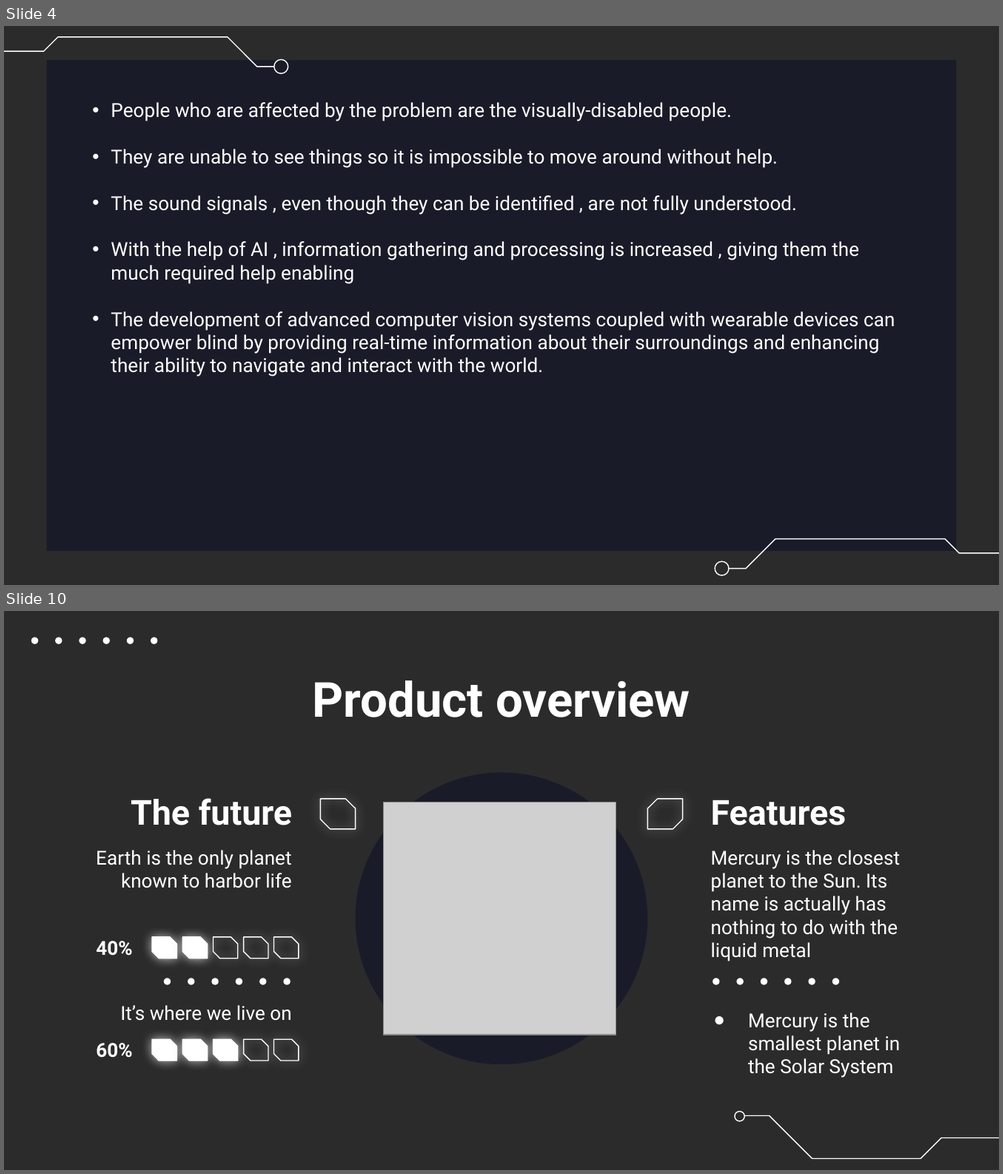
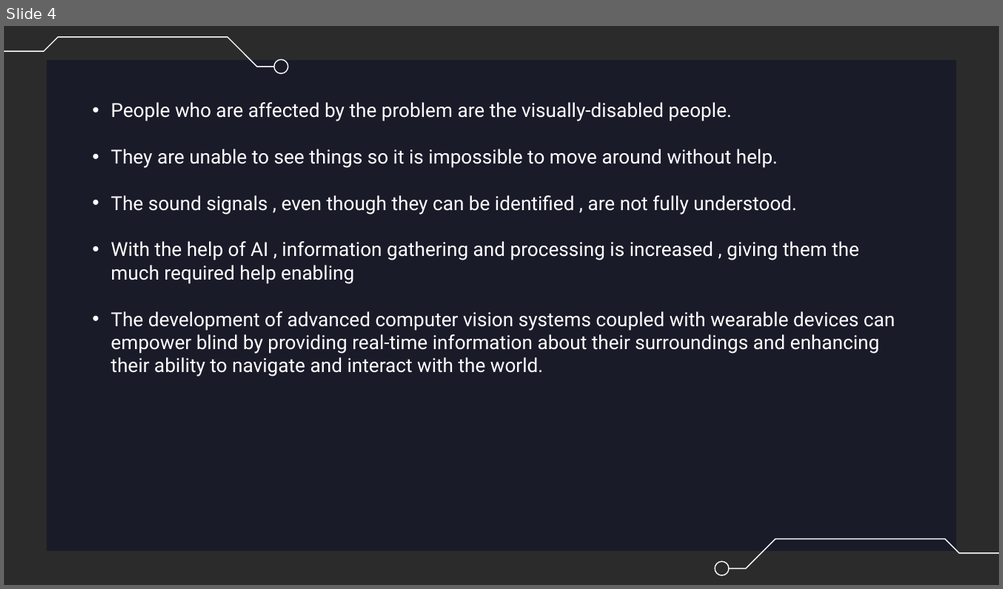
Before and after one commit to Ivin-Mathew/08-CodeVision, a slide deck: Presentation/ENVISIONAI KODIKON.pptx. Shown one above the other, each under a label of ours: slides 4 and 10 before the commit, slide 4 after it; the slides between them are not shown. The pictures are 1003x1174 and 1003x589 pixels, drawn with LibreOffice and Linux fonts; fonts in the diff are those of the drawing; grey boxes stand for pictures; background and template pictures are left out; a plain dark background stands for a picture behind light text. Boxes give left, top, right and bottom in pixels: in the first picture for what was removed or moved away, otherwise in the second. Text is boxed around its words. In the diff, an @@ line names an element or a change of style, - is before the commit and + after.

```diff
--- a/Presentation/ENVISIONAI KODIKON.pptx
+++ b/Presentation/ENVISIONAI KODIKON.pptx
@@ slide 10 removed at bbox=[4, 611, 999, 1170], background picture (left out) @@
@@ group removed at bbox=[31, 637, 157, 644]: 6 ellipses @@
@@ title removed at bbox=[313, 681, 690, 718] @@
-Product overview
@@ ellipse removed at bbox=[355, 773, 648, 1065] @@
@@ text removed at bbox=[131, 798, 292, 826] @@
-The future
@@ snip diag rect removed at bbox=[320, 799, 355, 829] @@
@@ picture removed at bbox=[383, 802, 616, 1035] @@
@@ snip diag rect removed at bbox=[648, 799, 683, 829] @@
@@ text removed at bbox=[711, 800, 846, 826] @@
-Features
@@ text removed at bbox=[96, 850, 292, 889] @@
-Earth is the only planet known to harbor life
@@ text removed at bbox=[711, 850, 899, 962] @@
-Mercury is the closest planet to the Sun. Its name is actually has nothing to do with the liquid metal
@@ text removed at bbox=[96, 941, 132, 956] @@
-40%
@@ group removed at bbox=[152, 937, 299, 958]: 5 snip diag rects @@
@@ group removed at bbox=[164, 978, 290, 985]: 6 ellipses @@
@@ group removed at bbox=[712, 978, 839, 985]: 6 ellipses @@
@@ text removed at bbox=[120, 1005, 291, 1021] @@
-It’s where we live on
@@ text removed at bbox=[748, 1013, 900, 1078] @@
-● Mercury is the smallest planet in the Solar System
@@ text removed at bbox=[96, 1043, 132, 1058] @@
-60%
@@ group removed at bbox=[152, 1039, 299, 1060]: 5 snip diag rects @@
@@ freeform shape removed at bbox=[734, 1112, 744, 1122] @@
@@ freeform shape removed at bbox=[744, 1116, 999, 1159] @@
```
Also in this commit, not shown: 6 slides changed, 3 slides added, 3 other slides removed.
